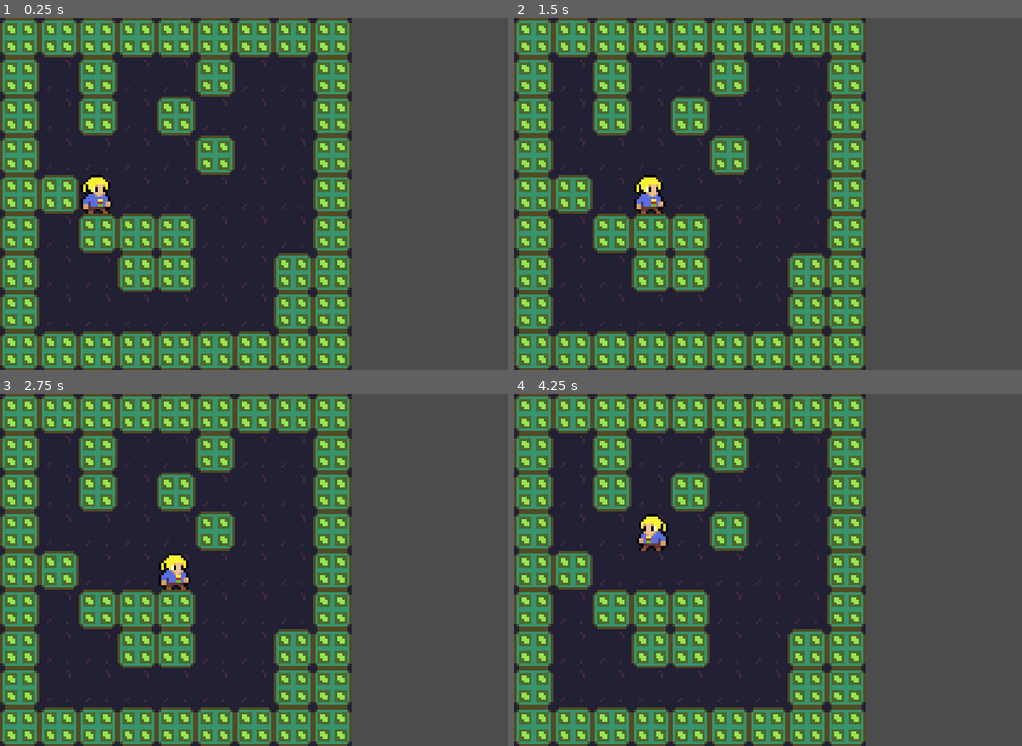
Above: before the commit, frames 1-4 (two rows, left to right).
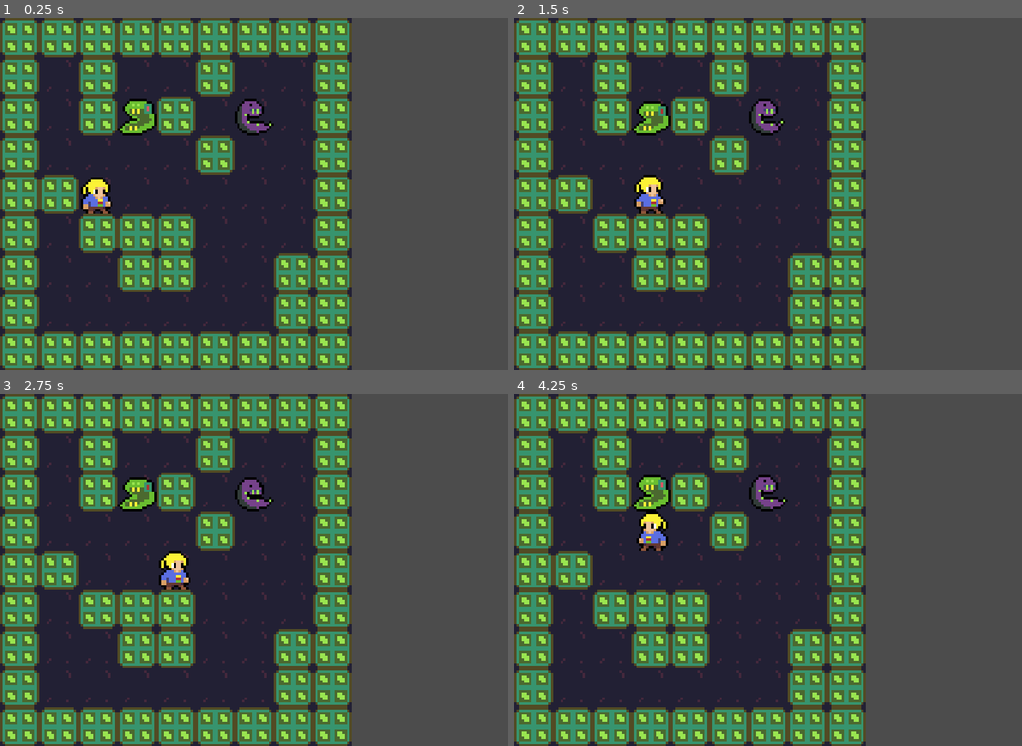
Above: after the commit, the same moments.

Repository: gueepo/godot_broughlike
Game: Godot game, scene res://Scenes/MainScene.tscn
The game is run twice, just before and just after one commit, with the same random seed, the same clock (stepped at 60 frames per second) and the same inputs.
Inputs:
- Up to frame 1 (0.25 s): no input
- Up to frame 2 (1.5 s): hold Right (ui_right) 0.53-1.28 s; hold Down (ui_down) from 1.28 s (still down)
- Up to frame 3 (2.75 s): release Down (ui_down) at 2.03 s; hold Right (ui_right) from 2.03 s (still down)
- Up to frame 4 (4.25 s): release Right (ui_right) at 2.78 s; hold Up (ui_up) 2.78-3.53 s; hold Left (ui_left) from 3.53 s (still down)

The runs differ from the first frame. In frame 1, 1.2% of the frame differs, in the area x 15-54%, y 22-52%; in frame 2, 1.1%; in frame 3, 1.2%; in frame 4, 1.2%, in the area x 23-54%, y 22-41%.

Commit message:
creating all monsters

Diff:
--- /dev/null
+++ b/broughlike/Scenes/Bird.gd
@@ -0,0 +1,24 @@
+extends "res://Scenes/Monster_Base.gd"
+
+func StartMonster():
+	print("initializing bird")
+	InitializeMonster(1)
+
+func TakeTurn():
+	var myTile = GetMyTile()
+	var playerTile = _mainSceneReference.GetPlayerTile()
+
+	var adjacentTiles = _mainSceneReference.GetPassableAdjacentNeighborsFromTile(myTile)
+
+	if(adjacentTiles.size() == 0):
+		return
+
+	# go over adjacent tiles and move to the closest towards the player
+	var distance = _mainSceneReference.ManhattanDistance(playerTile.position, adjacentTiles[0].position)
+	var positionToMove = adjacentTiles[0].position
+	for i in range(1, adjacentTiles.size()):
+		var newDistance = _mainSceneReference.ManhattanDistance(playerTile.position, adjacentTiles[i].position)
+		if(newDistance < distance):
+			positionToMove = adjacentTiles[i].position
+
+	MoveTo(positionToMove)
--- /dev/null
+++ b/broughlike/Scenes/Bird.tscn
@@ -0,0 +1,30 @@
+[gd_scene load_steps=7 format=2]
+
+[ext_resource path="res://Scenes/Monster_Base.tscn" type="PackedScene" id=1]
+[ext_resource path="res://assets/aseprite/bird.png" type="Texture" id=2]
+[ext_resource path="res://Scenes/Bird.gd" type="Script" id=3]
+
+[sub_resource type="AtlasTexture" id=1]
+atlas = ExtResource( 2 )
+region = Rect2( 0, 0, 16, 16 )
+
+[sub_resource type="AtlasTexture" id=2]
+atlas = ExtResource( 2 )
+region = Rect2( 16, 0, 16, 16 )
+
+[sub_resource type="SpriteFrames" id=3]
+animations = [ {
+"frames": [ SubResource( 1 ), SubResource( 2 ) ],
+"loop": true,
+"name": "default",
+"speed": 2.0
+} ]
+
+[node name="Bird" instance=ExtResource( 1 )]
+script = ExtResource( 3 )
+
+[node name="AnimatedSprite" parent="." index="0"]
+position = Vector2( 8, 8 )
+frames = SubResource( 3 )
+frame = 1
+playing = true
--- /dev/null
+++ b/broughlike/Scenes/Eater.gd
@@ -0,0 +1,9 @@
+extends "res://Scenes/Monster_Base.gd"
+
+func StartMonster():
+	print("initializing eater")
+	InitializeMonster(1)
+
+func TakeTurn():
+	print("eater is taking a turn!")
+	pass
--- /dev/null
+++ b/broughlike/Scenes/Eater.tscn
@@ -0,0 +1,27 @@
+[gd_scene load_steps=7 format=2]
+
+[ext_resource path="res://Scenes/Monster_Base.tscn" type="PackedScene" id=1]
+[ext_resource path="res://assets/aseprite/eater.png" type="Texture" id=2]
+[ext_resource path="res://Scenes/Eater.gd" type="Script" id=3]
+
+[sub_resource type="AtlasTexture" id=1]
+atlas = ExtResource( 2 )
+region = Rect2( 0, 0, 16, 16 )
+
+[sub_resource type="AtlasTexture" id=2]
+atlas = ExtResource( 2 )
+region = Rect2( 16, 0, 16, 16 )
+
+[sub_resource type="SpriteFrames" id=3]
+animations = [ {
+"frames": [ SubResource( 1 ), SubResource( 2 ) ],
+"loop": true,
+"name": "default",
+"speed": 2.0
+} ]
+
+[node name="Eater" instance=ExtResource( 1 )]
+script = ExtResource( 3 )
+
+[node name="AnimatedSprite" parent="." index="0"]
+frames = SubResource( 3 )
--- /dev/null
+++ b/broughlike/Scenes/Jester.gd
@@ -0,0 +1,9 @@
+extends "res://Scenes/Monster_Base.gd"
+
+func StartMonster():
+	print("initializing jester")
+	InitializeMonster(2)
+
+func TakeTurn():
+	print("jester is taking a turn!")
+	pass
--- /dev/null
+++ b/broughlike/Scenes/Jester.tscn
@@ -0,0 +1,35 @@
+[gd_scene load_steps=9 format=2]
+
+[ext_resource path="res://Scenes/Monster_Base.tscn" type="PackedScene" id=1]
+[ext_resource path="res://assets/aseprite/jester.png" type="Texture" id=2]
+[ext_resource path="res://Scenes/Jester.gd" type="Script" id=3]
+
+[sub_resource type="AtlasTexture" id=1]
+atlas = ExtResource( 2 )
+region = Rect2( 0, 0, 16, 16 )
+
+[sub_resource type="AtlasTexture" id=2]
+atlas = ExtResource( 2 )
+region = Rect2( 16, 0, 16, 16 )
+
+[sub_resource type="AtlasTexture" id=3]
+atlas = ExtResource( 2 )
+region = Rect2( 32, 0, 16, 16 )
+
+[sub_resource type="AtlasTexture" id=4]
+atlas = ExtResource( 2 )
+region = Rect2( 48, 0, 16, 16 )
+
+[sub_resource type="SpriteFrames" id=5]
+animations = [ {
+"frames": [ SubResource( 1 ), SubResource( 2 ), SubResource( 3 ), SubResource( 4 ) ],
+"loop": true,
+"name": "default",
+"speed": 5.0
+} ]
+
+[node name="Jester" instance=ExtResource( 1 )]
+script = ExtResource( 3 )
+
+[node name="AnimatedSprite" parent="." index="0"]
+frames = SubResource( 5 )
--- a/broughlike/Scenes/MainScene.gd
+++ b/broughlike/Scenes/MainScene.gd
@@ -12,7 +12,19 @@
 
 # loading tile scene "object"
 var tileObject = load("res://Scenes/Tile.tscn")
+var birdMonsterObject = load("res://Scenes/Bird.tscn")
+var snakeMonsterObject = load("res://Scenes/Snake.tscn")
+var tankMonsterObject = load("res://Scenes/Tank.tscn")
+var eaterMonsterObject = load("res://Scenes/Eater.tscn")
+var jesterMonsterObject = load("res://Scenes/Jester.tscn")
 onready var _playerReference = $Player
+
+# ===============================================
+# gameplay related variables
+var level = 1
+var numMonsters = 0
+var monsterBag = [birdMonsterObject, snakeMonsterObject, tankMonsterObject, eaterMonsterObject, jesterMonsterObject]
+var monstersOnScene = Array()
 
 func _ready():
 	rng.randomize()
@@ -34,6 +46,8 @@
 		print("timed out!")
 
 	_playerReference.MoveTo(GetARandomPassableTile().position)
+	# todo: generate monsters
+	GenerateMonsters()
 
 func CreateMapArray():
 	map.resize(TILES_ON_VERTICAL)
@@ -94,10 +108,13 @@
 	var Neighbors = GetAdjacentNeighbors(x, y)
 
 	for tile in Neighbors:
-		if tile.is_passable:
+		if tile.is_passable && tile._monsterOnTile == null:
 			passableTiles.append(tile)
 
 	return passableTiles
+
+func GetPassableAdjacentNeighborsFromTile(tile):
+	return GetPassableAdjacentNeighbors(tile._internal_x, tile._internal_y)
 
 func GetConnectedTiles():
 	var connectedTiles = Array()
@@ -120,15 +137,55 @@
 
 # ===================================================================================================
 # ===================================================================================================
+# MONSTERS
+# ===================================================================================================
+# ===================================================================================================
+func GenerateMonsters():
+	numMonsters = level + 1
+	for i in numMonsters:
+		SpawnMonster()
+
+func SpawnMonster():
+	print("spawning monster!")
+	var monster = monsterBag[rng.randi_range(0, monsterBag.size() - 1)]
+	var spawnedMonster = monster.instance()
+	add_child(spawnedMonster)
+	monstersOnScene.append(spawnedMonster)
+	spawnedMonster.MoveTo(GetARandomPassableTile().position)
+	# spawnedMonster.position = GetARandomPassableTile().position
+
+func GetTileMonsterIsAt(monster):
+	return GetTileFromWorldPosition(monster.position)
+
+func GetPlayerTile():
+	return GetTileFromWorldPosition(_playerReference.position)
+
+# ===================================================================================================
+# ===================================================================================================
 # AUXILIARY FUNCTIONS
 # ===================================================================================================
 # ===================================================================================================
+func GetTileFromWorldPosition(position):
+	var arrayPositionX = position.x / TILE_SIZE
+	var arrayPositionY = position.y / TILE_SIZE
+	var tile = map[arrayPositionY][arrayPositionX]
+	return tile
+
 func is_valid_position(position):
 	var arrayPositionX = position.x / TILE_SIZE
 	var arrayPositionY = position.y / TILE_SIZE
-	var tile = map[arrayPositionY][arrayPositionX]
-	return IsInBounds(arrayPositionX, arrayPositionY) && tile.is_passable
-	# return !(position.x < 0 || position.x >= (TILES_ON_HORIZONTAL * TILE_SIZE) || position.y < 0 || position.y >= (TILES_ON_VERTICAL * TILE_SIZE))
+	var tile = GetTileFromWorldPosition(position)
+	return IsInBounds(arrayPositionX, arrayPositionY) && tile.is_passable && (tile._monsterOnTile == null)
+
+func MonsterMovedTo(monster, oldPosition, newPosition):
+	var oldTile = GetTileFromWorldPosition(oldPosition)
+	var newTile = GetTileFromWorldPosition(newPosition)
+	oldTile._monsterOnTile = null
+	newTile._monsterOnTile = monster
+
+	if(monster._is_player):
+		for m in monstersOnScene:
+			m.Update()
 
 func IsInBounds(x, y):
 	return x > 0 && y > 0 && x < TILES_ON_HORIZONTAL - 1 && y < TILES_ON_VERTICAL - 1
@@ -139,6 +196,9 @@
 		var x = rng.randi_range(0, TILES_ON_HORIZONTAL - 1)
 		var y = rng.randi_range(0, TILES_ON_VERTICAL - 1)
 		tile = map[y][x]
-		if(tile.is_passable):
+		if(tile.is_passable && tile._monsterOnTile == null):
 			return tile
 	print("[GetARandomPassableTile] timeout!")
+
+func ManhattanDistance(p1, p2):
+	return abs(p1.x - p2.x) + abs(p1.y - p2.y)
--- a/broughlike/Scenes/Mockups.tscn
+++ b/broughlike/Scenes/Mockups.tscn
@@ -121,6 +121,7 @@
 [node name="AnimatedSprite" type="AnimatedSprite" parent="tank"]
 position = Vector2( 71, 16 )
 frames = SubResource( 7 )
+frame = 1
 playing = true
 
 [node name="snake" type="Node2D" parent="."]
@@ -129,7 +130,6 @@
 [node name="AnimatedSprite" type="AnimatedSprite" parent="snake"]
 position = Vector2( -23, 21 )
 frames = SubResource( 12 )
-frame = 2
 playing = true
 
 [node name="eater" type="Node2D" parent="."]
--- /dev/null
+++ b/broughlike/Scenes/Monster_Base.gd
@@ -0,0 +1,39 @@
+extends Node2D
+
+onready var _mainSceneReference = get_node("/root/MainScene")
+var amount_to_move
+onready var _animatedSprite = $AnimatedSprite
+var _hp = 0
+var _is_player = false
+
+func _ready():
+	amount_to_move = _mainSceneReference.TILE_SIZE
+	_animatedSprite.z_index = 5
+	_animatedSprite.position = Vector2(8, 8)
+	_animatedSprite.playing = true
+	StartMonster()
+
+func GetMyTile():
+	return _mainSceneReference.GetTileMonsterIsAt(self)
+
+func StartMonster():
+	pass
+
+func Update():
+	TakeTurn()
+	pass
+
+func TakeTurn():
+	pass
+
+func MoveTo(position):
+	# check if new position is valid
+	# #todo: engage in combat will happen here
+	# if position is valid, is passable, and there is no combat, we just move
+	if(_mainSceneReference.is_valid_position(position)):
+		var oldPosition = self.position
+		self.position = position
+		_mainSceneReference.MonsterMovedTo(self, oldPosition, position)
+
+func InitializeMonster(hp):
+	_hp = hp
--- /dev/null
+++ b/broughlike/Scenes/Monster_Base.tscn
@@ -0,0 +1,8 @@
+[gd_scene load_steps=2 format=2]
+
+[ext_resource path="res://Scenes/Monster_Base.gd" type="Script" id=1]
+
+[node name="Monster" type="Node2D"]
+script = ExtResource( 1 )
+
+[node name="AnimatedSprite" type="AnimatedSprite" parent="."]
--- a/broughlike/Scenes/Player.gd
+++ b/broughlike/Scenes/Player.gd
@@ -1,20 +1,10 @@
-extends Node
+extends "res://Scenes/Monster_Base.gd"
 
-onready var _mainSceneReference = get_node("/root/MainScene")
-var amount_to_move
-onready var _animatedSprite = $AnimatedSprite
+func StartMonster():
+	print("initializing player")
+	InitializeMonster(3)
+	_is_player = true
 
-# this also has to more global, not only to the player
-
-func _ready():
-	amount_to_move = _mainSceneReference.TILE_SIZE
-
-func MoveTo(position):
-	# check if new position is valid
-	# #todo: engage in combat will happen here
-	# if position is valid, is passable, and there is no combat, we just move
-	if(_mainSceneReference.is_valid_position(position)):
-		self.position = position
 
 func _process(delta):
 	var movementDirection = Vector2()
--- a/broughlike/Scenes/Player.tscn
+++ b/broughlike/Scenes/Player.tscn
@@ -1,35 +1,35 @@
-[gd_scene load_steps=7 format=2]
+[gd_scene load_steps=8 format=2]
 
-[ext_resource path="res://assets/aseprite/player.png" type="Texture" id=1]
+[ext_resource path="res://Scenes/Monster_Base.tscn" type="PackedScene" id=1]
 [ext_resource path="res://Scenes/Player.gd" type="Script" id=2]
+[ext_resource path="res://assets/aseprite/player.png" type="Texture" id=3]
 
 [sub_resource type="AtlasTexture" id=1]
-atlas = ExtResource( 1 )
+atlas = ExtResource( 3 )
 region = Rect2( 0, 0, 16, 16 )
 
 [sub_resource type="AtlasTexture" id=2]
-atlas = ExtResource( 1 )
+atlas = ExtResource( 3 )
 region = Rect2( 16, 0, 16, 16 )
 
 [sub_resource type="AtlasTexture" id=3]
-atlas = ExtResource( 1 )
+atlas = ExtResource( 3 )
 region = Rect2( 32, 0, 16, 16 )
 
 [sub_resource type="SpriteFrames" id=4]
 animations = [ {
 "frames": [ SubResource( 1 ), SubResource( 2 ), SubResource( 3 ) ],
 "loop": true,
-"name": "idle",
-"speed": 2.0
+"name": "default",
+"speed": 4.0
 } ]
 
-[node name="Player" type="Node2D"]
+[node name="Player" instance=ExtResource( 1 )]
 script = ExtResource( 2 )
 
-[node name="AnimatedSprite" type="AnimatedSprite" parent="."]
+[node name="AnimatedSprite" parent="." index="0"]
 position = Vector2( 8, 8 )
 z_index = 5
 frames = SubResource( 4 )
-animation = "idle"
-frame = 2
+frame = 1
 playing = true
--- /dev/null
+++ b/broughlike/Scenes/Snake.gd
@@ -0,0 +1,9 @@
+extends "res://Scenes/Monster_Base.gd"
+
+func StartMonster():
+	print("initializing snake")
+	InitializeMonster(1)
+
+func TakeTurn():
+	print("snake is taking a turn!")
+	pass
--- /dev/null
+++ b/broughlike/Scenes/Snake.tscn
@@ -0,0 +1,39 @@
+[gd_scene load_steps=9 format=2]
+
+[ext_resource path="res://Scenes/Monster_Base.tscn" type="PackedScene" id=1]
+[ext_resource path="res://assets/aseprite/snake.png" type="Texture" id=2]
+[ext_resource path="res://Scenes/Snake.gd" type="Script" id=3]
+
+[sub_resource type="AtlasTexture" id=1]
+atlas = ExtResource( 2 )
+region = Rect2( 0, 0, 16, 16 )
+
+[sub_resource type="AtlasTexture" id=2]
+atlas = ExtResource( 2 )
+region = Rect2( 16, 0, 16, 16 )
+
+[sub_resource type="AtlasTexture" id=3]
+atlas = ExtResource( 2 )
+region = Rect2( 32, 0, 16, 16 )
+
+[sub_resource type="AtlasTexture" id=4]
+atlas = ExtResource( 2 )
+region = Rect2( 48, 0, 16, 16 )
+
+[sub_resource type="SpriteFrames" id=5]
+animations = [ {
+"frames": [ SubResource( 1 ), SubResource( 2 ), SubResource( 3 ), SubResource( 4 ) ],
+"loop": true,
+"name": "default",
+"speed": 4.0
+} ]
+
+[node name="Monster" instance=ExtResource( 1 )]
+script = ExtResource( 3 )
+
+[node name="AnimatedSprite" parent="." index="0"]
+position = Vector2( 8, 8 )
+z_index = 5
+frames = SubResource( 5 )
+frame = 3
+playing = true
--- /dev/null
+++ b/broughlike/Scenes/Tank.gd
@@ -0,0 +1,9 @@
+extends "res://Scenes/Monster_Base.gd"
+
+func StartMonster():
+	print("initializing tank")
+	InitializeMonster(3)
+
+func TakeTurn():
+	print("tank is taking a turn!")
+	pass
--- /dev/null
+++ b/broughlike/Scenes/Tank.tscn
@@ -0,0 +1,31 @@
+[gd_scene load_steps=8 format=2]
+
+[ext_resource path="res://Scenes/Monster_Base.tscn" type="PackedScene" id=1]
+[ext_resource path="res://assets/aseprite/tank.png" type="Texture" id=2]
+[ext_resource path="res://Scenes/Tank.gd" type="Script" id=3]
+
+[sub_resource type="AtlasTexture" id=2]
+atlas = ExtResource( 2 )
+region = Rect2( 0, 0, 16, 16 )
+
+[sub_resource type="AtlasTexture" id=3]
+atlas = ExtResource( 2 )
+region = Rect2( 16, 0, 16, 16 )
+
+[sub_resource type="AtlasTexture" id=4]
+atlas = ExtResource( 2 )
+region = Rect2( 32, 0, 16, 16 )
+
+[sub_resource type="SpriteFrames" id=1]
+animations = [ {
+"frames": [ SubResource( 2 ), SubResource( 3 ), SubResource( 4 ) ],
+"loop": true,
+"name": "default",
+"speed": 3.0
+} ]
+
+[node name="Tank" instance=ExtResource( 1 )]
+script = ExtResource( 3 )
+
+[node name="AnimatedSprite" parent="." index="0"]
+frames = SubResource( 1 )
--- a/broughlike/Scenes/Tile.gd
+++ b/broughlike/Scenes/Tile.gd
@@ -3,6 +3,7 @@
 var is_passable = true
 var _internal_x = 0
 var _internal_y = 0
+var _monsterOnTile = null
 onready var SpriteReference = $Sprite
 
 func _ready():
Empty file added: broughlike/Player.gd
